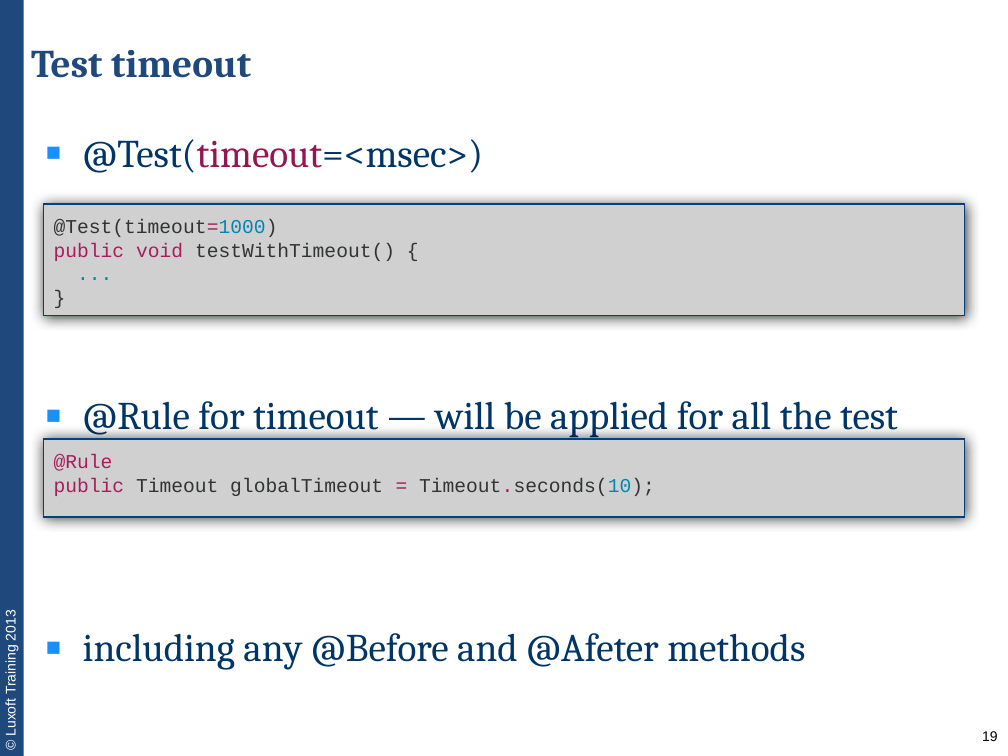
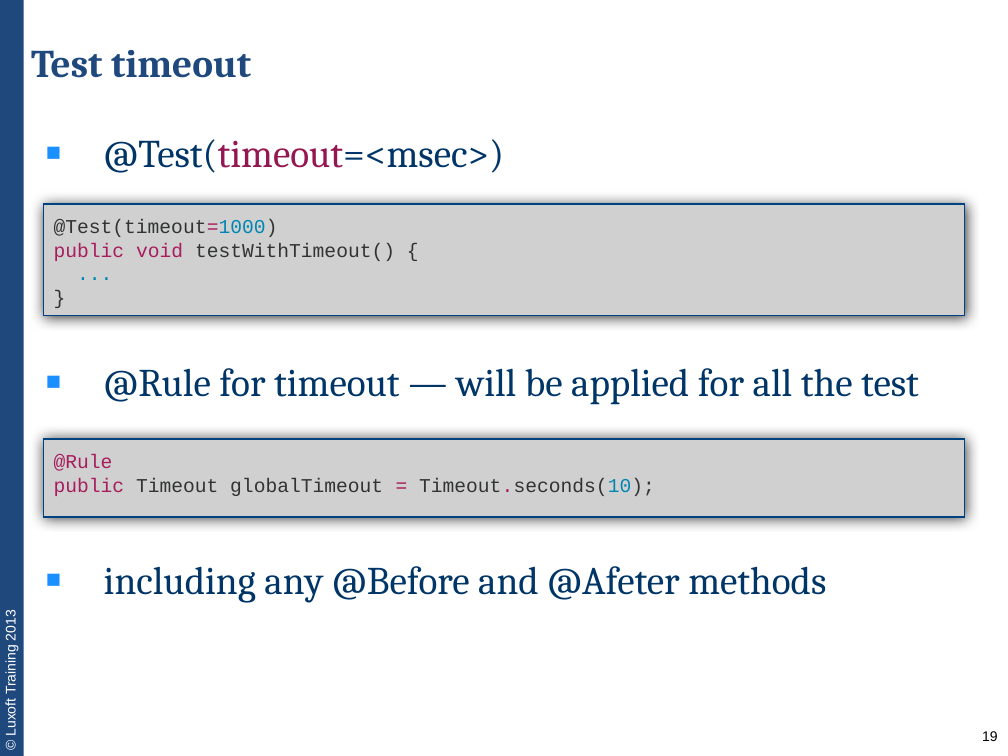
Before and after one commit to team3/lux-trainings-all, a slide deck: slide 19 of JVA-011. unit-testing-with-junit/JVA-011-lecture1-unit-testing-basics.pptx. Drawn at 1008x756 pixels with LibreOffice and Linux fonts; fonts in the diff are those of the drawing; grey boxes stand for pictures. Boxes give left, top, right and bottom in pixels: in the first picture for what was removed or moved away, otherwise in the second. Text is boxed around its words. In the diff, an @@ line names an element or a change of style, - is before the commit and + after.

```diff
--- a/JVA-011. unit-testing-with-junit/JVA-011-lecture1-unit-testing-basics.pptx
+++ b/JVA-011. unit-testing-with-junit/JVA-011-lecture1-unit-testing-basics.pptx
@@ text "@Test(timeout=<msec>)" at (104,139,919,603): indent changed @@
```
Also in this commit, not shown: 31 other slides changed, 1 slide removed, 1 other file.
